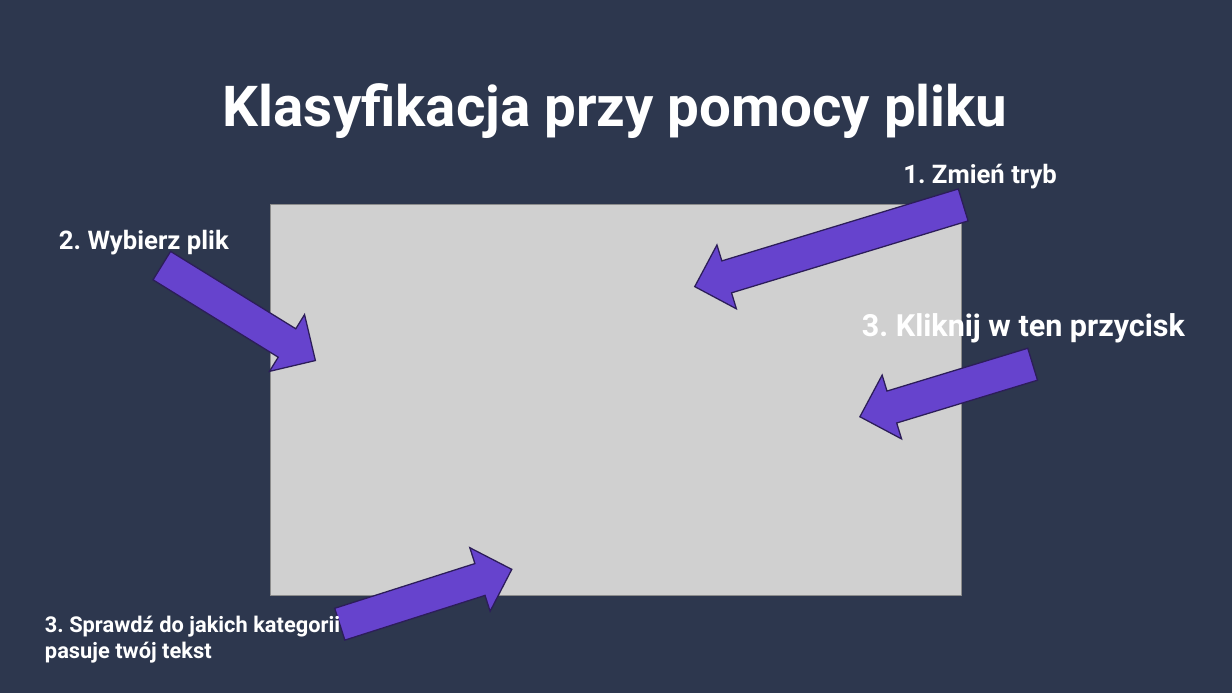
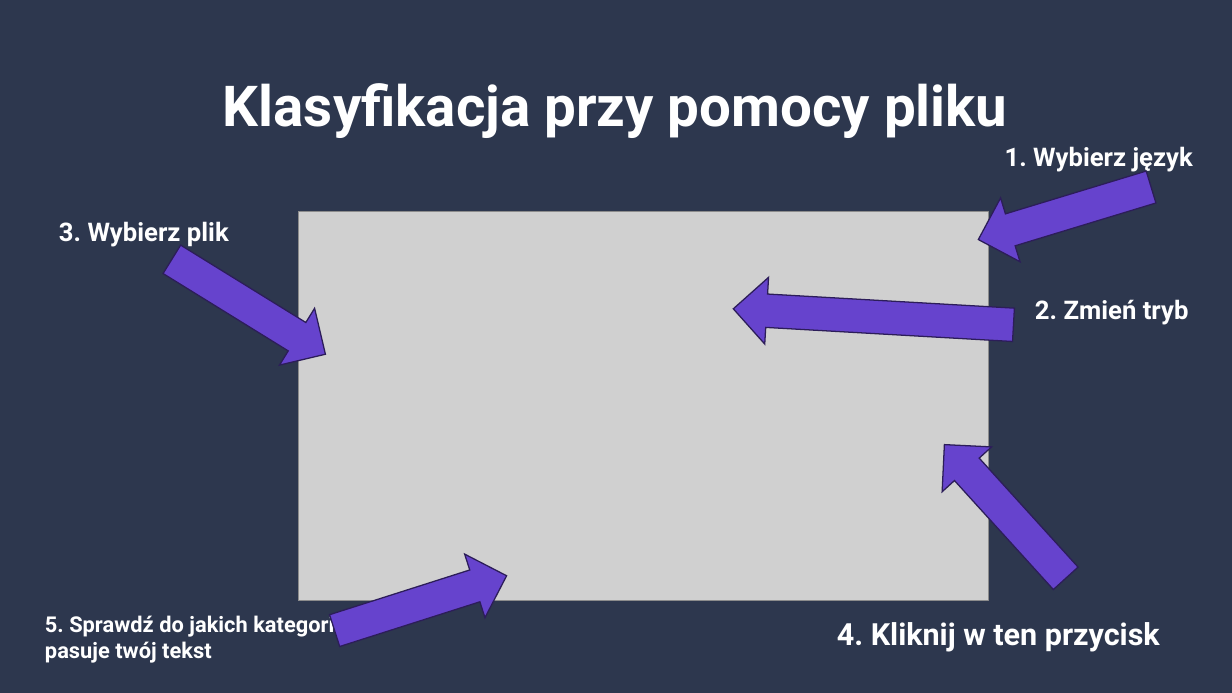
Before and after one commit to piotrbarabasz/WebArticleClassifier, a slide deck: slide 5 of Arcicle Classifier – działanie prototypu.pptx. Drawn at 1232x693 pixels with LibreOffice and Linux fonts; fonts in the diff are those of the drawing; grey boxes stand for pictures; background and template pictures are left out. Boxes give left, top, right and bottom in pixels: in the first picture for what was removed or moved away, otherwise in the second. Text is boxed around its words. In the diff, an @@ line names an element or a change of style, - is before the commit and + after.

Commit message:
update presentation

```diff
--- a/Arcicle Classifier – działanie prototypu.pptx
+++ b/Arcicle Classifier – działanie prototypu.pptx
@@ text at <box>1005,146,1193,173</box>: text changed @@
-1. Zmień tryb
+1. Wybierz język
@@ right arrow: place and size @@
-right arrow at <box>850,332,1042,448</box>
+right arrow at <box>969,155,1161,272</box>
@@ text at <box>59,221,229,248</box>: text changed @@
-2. Wybierz plik
+3. Wybierz plik
@@ right arrow: place and size @@
-right arrow at <box>145,238,333,389</box>
+right arrow at <box>154,231,342,383</box>
@@ picture: place and size @@
-picture at <box>271,205,962,596</box>
+picture at <box>299,212,989,601</box>
@@ right arrow at <box>731,276,1016,358</box>: rotation 163 to 183 degrees @@
@@ text added at <box>1035,299,1189,325</box>, 20 pt, text #FFFFFF, bold @@
+2. Zmień tryb
@@ right arrow added at <box>920,422,1090,600</box>, fill #6643CD, outline #2D1D5A 1 pt @@
@@ right arrow: place and size @@
-right arrow at <box>330,538,522,656</box>
+right arrow at <box>325,544,517,663</box>
@@ text at <box>45,612,340,663</box>: text changed @@
-3. Sprawdź do jakich kategorii pasuje twój tekst
+5. Sprawdź do jakich kategorii pasuje twój tekst
@@ text at <box>837,622,1160,652</box>: text changed @@
-3. Kliknij w ten przycisk
+4. Kliknij w ten przycisk
```
Also in this commit, not shown: 3 other slides changed.
